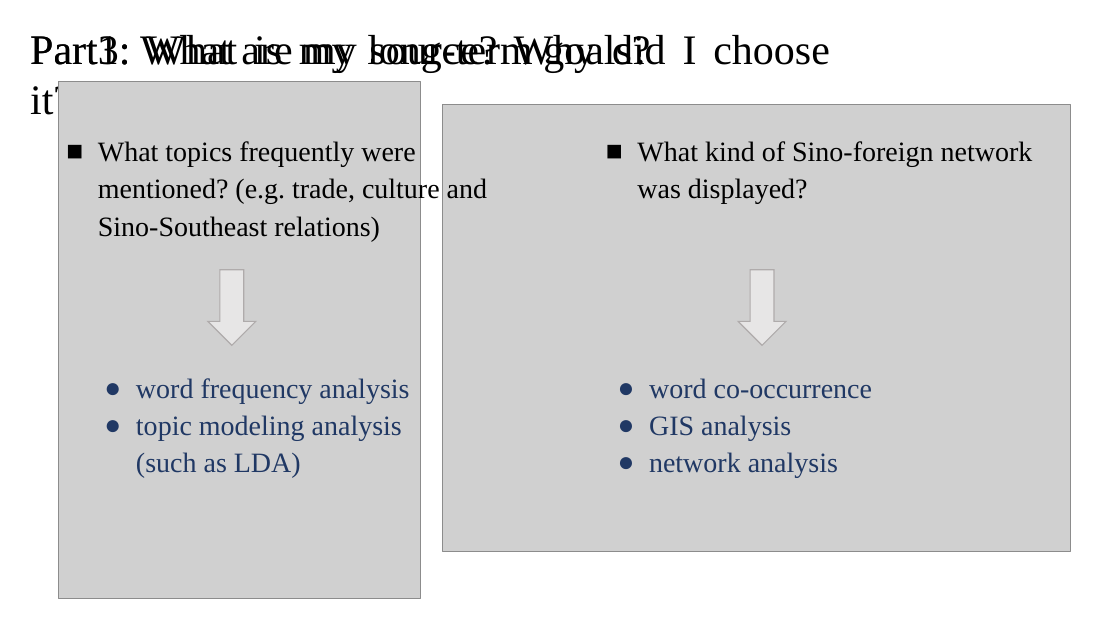
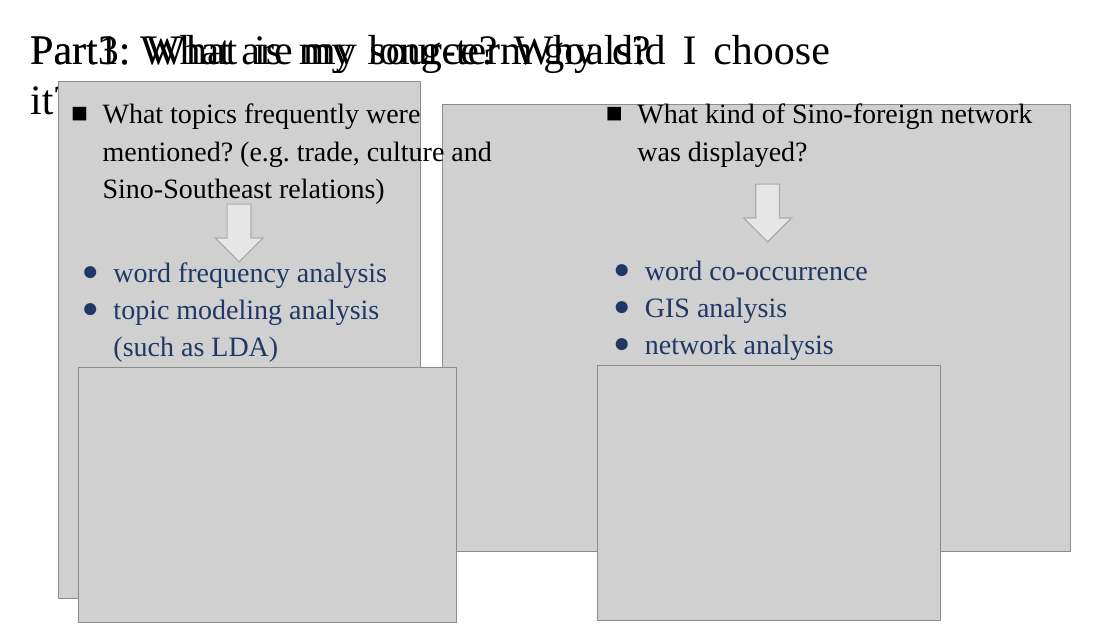
Before and after one commit to Jiating678/Zhufanzhi-Text-Mining, a slide deck: slide 6 of PPT-Iteration1-Digital Seminar.pptx. Drawn at 1120x630 pixels with LibreOffice and Linux fonts; fonts in the diff are those of the drawing; grey boxes stand for pictures; background and template pictures are left out. Boxes give left, top, right and bottom in pixels: in the first picture for what was removed or moved away, otherwise in the second. Text is boxed around its words. In the diff, an @@ line names an element or a change of style, - is before the commit and + after.

```diff
--- a/PPT-Iteration1-Digital Seminar.pptx
+++ b/PPT-Iteration1-Digital Seminar.pptx
@@ text "What topics frequently were mentioned? ...": place and size @@
-text "What topics frequently were mentioned? ..." at (98,141,487,241)
+text "What topics frequently were mentioned? ..." at (103,103,491,204)
@@ text "What kind of Sino-foreign network ...": place and size @@
-text "What kind of Sino-foreign network ..." at (637,141,1033,204)
+text "What kind of Sino-foreign network ..." at (637,102,1033,166)
@@ down arrow: place and size @@
-down arrow at (208,270,256,345)
+down arrow at (215,204,263,262)
@@ down arrow: place and size @@
-down arrow at (739,270,786,345)
+down arrow at (744,184,791,242)
@@ text "word frequency analysis": place and size @@
-text "word frequency analysis" at (136,378,409,478)
+text "word frequency analysis" at (113,262,387,362)
@@ text "word co-occurrence": place and size @@
-text "word co-occurrence" at (649,378,872,478)
+text "word co-occurrence" at (645,260,867,359)
@@ picture added at (78,368,457,623) @@
@@ picture added at (598,365,942,620) @@
```
Also in this commit, not shown: 1 other slide changed.
